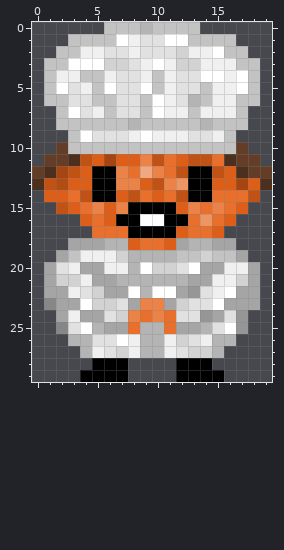
Pixel-art sprite, stored at EternalPaincakes/Sprites/Player/PlayerJumping.png. The first picture shows the starting point.
The file is 20x30 pixels. Colours within 5 levels of each other are drawn and written as one.
After the commit:
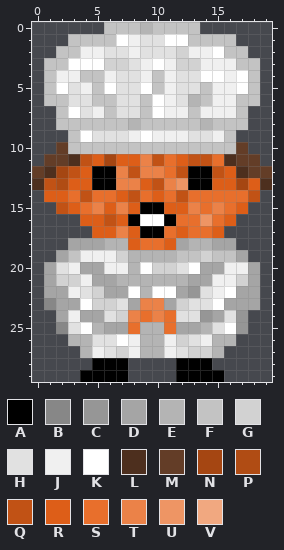
Palette (. is transparent): A #000000  B #878787  C #969696  D #a5a5a5  E #b4b4b4  F #c3c3c3  G #d2d2d2  H #e1e1e1  J #f0f0f0  K #ffffff  L #4d2f1e  M #633d27  N #a54612  P #b04c14  Q #c15215  R #dd5e18  S #e86f2c  T #eb8248  U #ee9564  V #f1a880
Log entry: Polished jumping with indicator
Change:
@@ x 3..16 @@
 11 LQRNRRTQSRQQSL
-12 QRAATSVTSQAAQR
+12 QRAATQTTSQAAQR
 13 RRAATTRQTUAARR
-14 SQAARQSRSQAASS
-15 RSTRTAAAARTSTS
-16 .RSRAAKKAASUSR
-17 ..SSSAAAARSSR.
+14 SQSSRQSRSQSSSS
+15 RSTRTRAARRTSTS
+16 .RRQRAKKASSUSR
+17 ..RRTRAASRSSR.
 18 DDDEERSSRDEEDD
